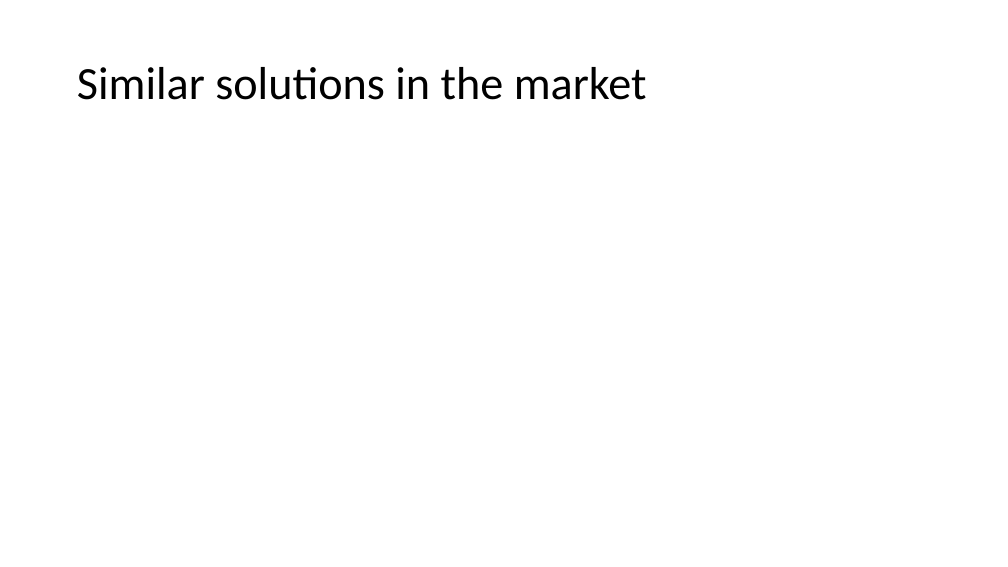
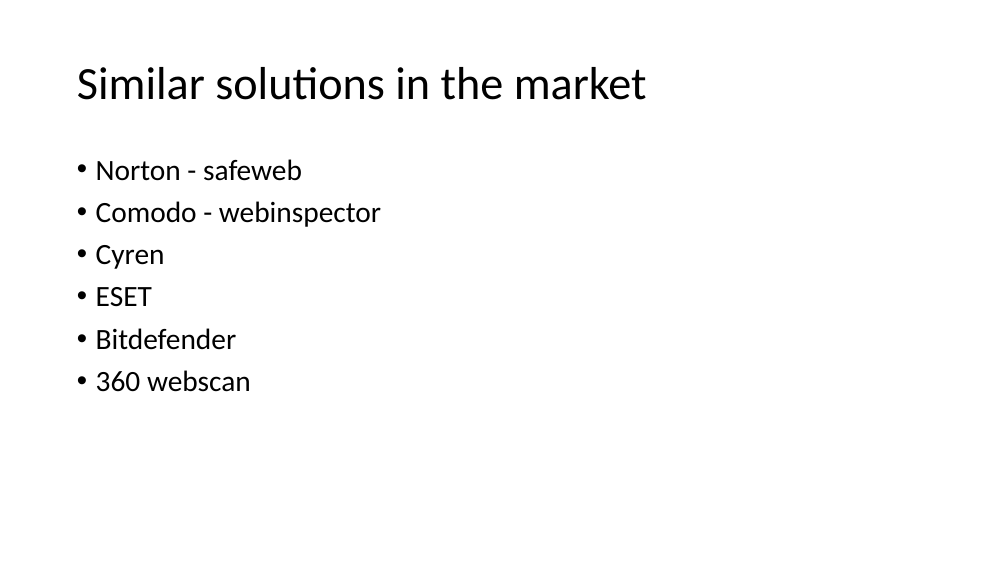
Before and after one commit to jacqbb/webscan, a slide deck: slide 20 of urlinfo_presentation.pptx (slide 17 before the commit). Drawn at 1008x567 pixels with LibreOffice and Linux fonts; fonts in the diff are those of the drawing; background and template pictures are left out. Boxes give left, top, right and bottom in pixels: in the first picture for what was removed or moved away, otherwise in the second. Text is boxed around its words. In the diff, an @@ line names an element or a change of style, - is before the commit and + after.

```diff
--- a/urlinfo_presentation.pptx
+++ b/urlinfo_presentation.pptx
@@ text added at box(96, 159, 381, 392), 28 pt, text #000000 @@
+• Norton - safeweb
+• Comodo - webinspector
+• Cyren
+• ESET
+• Bitdefender
+• 360 webscan
```
Also in this commit, not shown: 15 other slides changed, 12 slides added, 7 slides removed, 41 other files.
